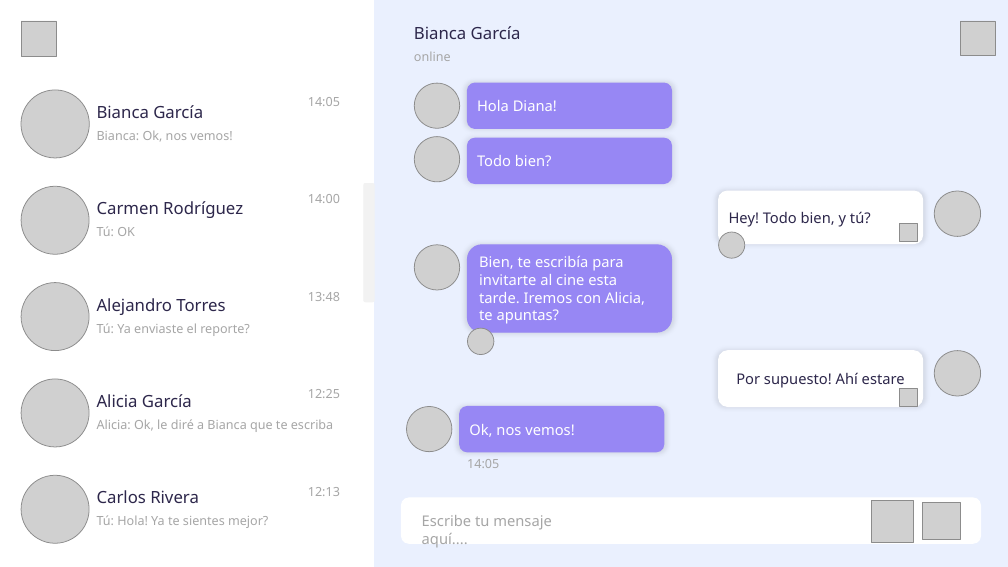
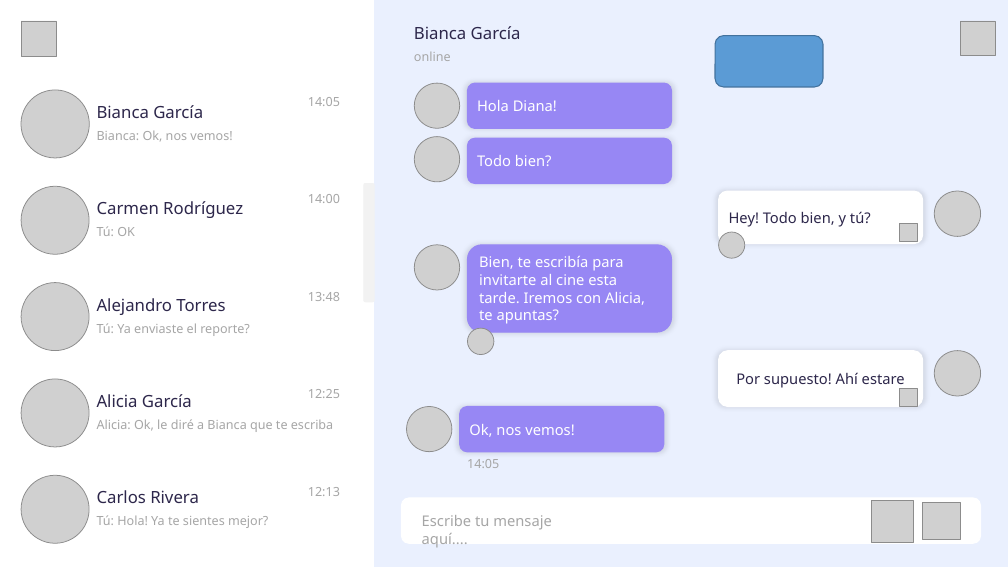
Before and after one commit to Rlianny/Link-Chat_2025, a slide deck: slide 2 of docs/design_decisions/Prototipo de UI.pptx. Drawn at 1008x567 pixels with LibreOffice and Linux fonts; fonts in the diff are those of the drawing; grey boxes stand for pictures. Boxes give left, top, right and bottom in pixels: in the first picture for what was removed or moved away, otherwise in the second. Text is boxed around its words. In the diff, an @@ line names an element or a change of style, - is before the commit and + after.

```diff
--- a/docs/design_decisions/Prototipo de UI.pptx
+++ b/docs/design_decisions/Prototipo de UI.pptx
@@ rounded rectangle added at bbox=[715, 36, 823, 87], fill #5B9BD5, outline #43739E 1 pt @@
```
Also in this commit, not shown: 6 other files.
